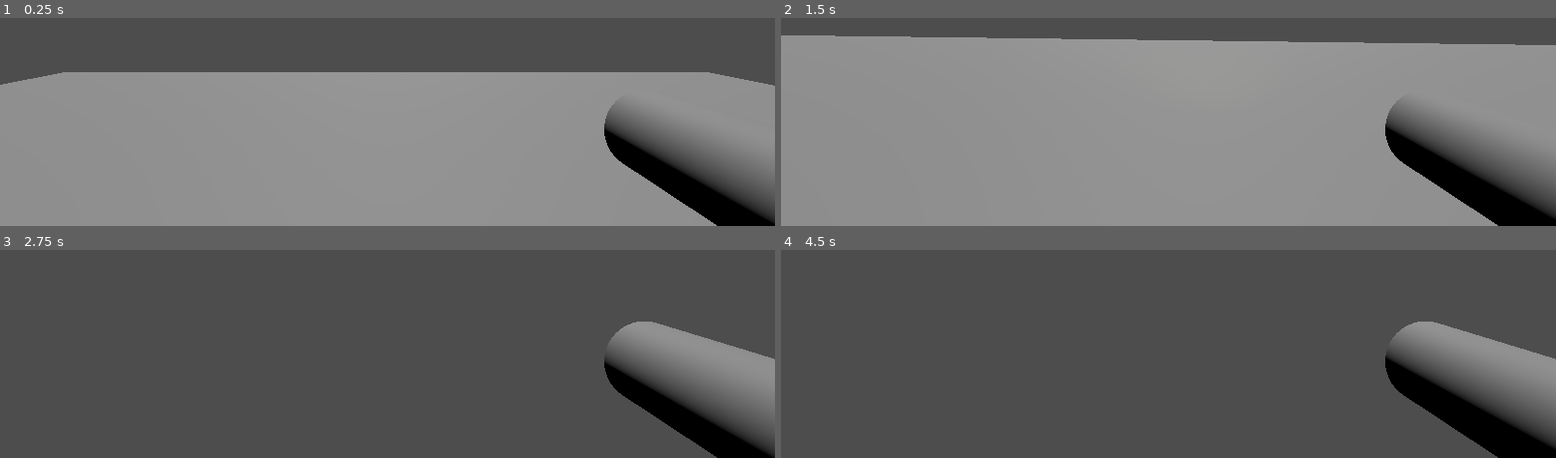
Above: before the commit, frames 1-4 (two rows, left to right).
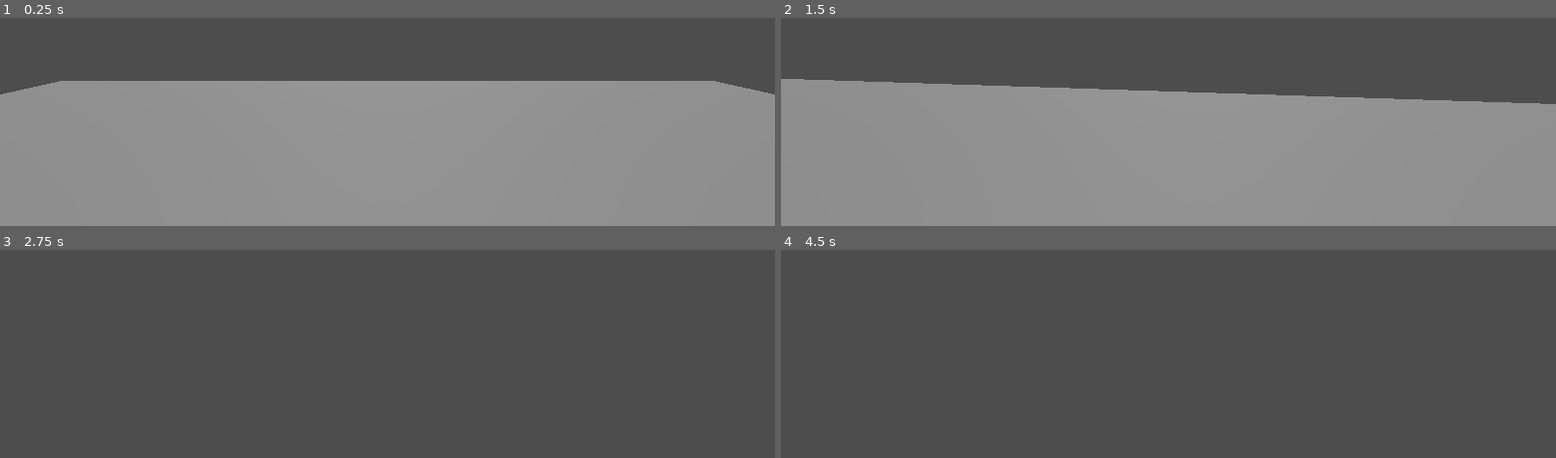
Above: after the commit, the same moments.

Repository: Esoteric-Edge-Games/Dont_Go_Back_2-
Game: Godot game, scene res://scenes/node_3d.tscn
Same seed, same stepped clock (60 frames per second), same inputs: the game is played once before the commit and once after it.
Inputs (mouse positions are in pixels of both pictures, inside the frame that each line leads up to):
- Up to frame 1 (0.25 s): no input
- Up to frame 2 (1.5 s): tap Enter at 0.5 s; move the mouse to (outside the picture) at 0.52 s; hold Shift (Sprint) 0.53-1.28 s; hold W (Move_Forward) from 0.53 s (still down); move the mouse to (outside the picture) at 1.27 s; tap Shift (Sprint) at 1.35 s
- Up to frame 3 (2.75 s): keep holding W (Move_Forward); move the mouse to (outside the picture) at 2.02 s; hold Shift (Sprint) from 2.03 s (still down)
- Up to frame 4 (4.5 s): keep holding W (Move_Forward); tap Space at 2.75, 4.25 s; move the mouse to (outside the picture) at 2.77 s; release Shift (Sprint) at 2.78 s; tap Shift (Sprint) at 2.85, 4.35 s; tap Enter at 3.5 s; move the mouse to (outside the picture) at 3.52 s; hold Shift (Sprint) 3.53-4.28 s; move the mouse to (outside the picture) at 4.27 s

The runs differ from the first frame. In frame 1, 11% of the frame differs, in the area x 0-100%, y 26-100%; in frame 2, 32%, in the area x 0-100%, y 8-100%; in frame 3, 7.7%; in frame 4, 7.8%.

Commit message:
Revert "Se rompio todo"
This reverts commit 92e52255560c0318b274e9f9fb6fdb3010c3e22d, reversing
changes made to e936fbeef96d1927eaec517ba5ca20e65f1d58cf.

Diff:
--- a/Scripts/player.gd
+++ b/Scripts/player.gd
@@ -2,7 +2,7 @@
 
 @export var mouse_sensitivity := 0.1
 @onready var head = $Camera3D
-@onready var flashlight = $Camera3D/FlashLight/SpotLight3D
+
 
 
 @export var speed = 5.0
@@ -75,7 +75,6 @@
 	delayTimer.one_shot = true
 	delayTimer.timeout.connect(_on_delay_timeout)
 	add_child(delayTimer)
-
 func _unhandled_input(event):
 	if event is InputEventMouseMotion:
 		rotate_y(deg_to_rad(-event.relative.x * mouse_sensitivity))
--- a/Scripts/spot_light_3d.gd
+++ /dev/null
@@ -1,7 +0,0 @@
-extends SpotLight3D
-
-func _ready():
-	visible = true
-
-func toggle_flashlight():
-	visible = !visible
--- a/project.godot
+++ b/project.godot
@@ -46,11 +46,6 @@
 "events": [Object(InputEventKey,"resource_local_to_scene":false,"resource_name":"","device":-1,"window_id":0,"alt_press …(195 unchanged characters)…
 ]
 }
-toggle_flashlight={
-"deadzone": 0.2,
-"events": [Object(InputEventKey,"resource_local_to_scene":false,"resource_name":"","device":0,"window_id":0,"alt_pressed":false,"shift_pressed":false,"ctrl_pressed":false,"meta_pressed":false,"pressed":false,"keycode":0,"physical_keycode":70,"key_label":0,"unicode":0,"location":0,"echo":false,"script":null)
-]
-}
 
 [rendering]
 
--- a/scenes/node_3d.tscn
+++ b/scenes/node_3d.tscn
@@ -1,10 +1,8 @@
-[gd_scene load_steps=15 format=3 uid="uid://dqgm20jm1doap"]
+[gd_scene load_steps=13 format=3 uid="uid://dqgm20jm1doap"]
 
 [ext_resource type="Script" uid="uid://dr4kirflru27g" path="res://Scripts/main_game.gd" id="1_ns6u7"]
-
-[ext_resource type="Script" uid="uid://debe6m436sgay" path="res://Scripts/player.gd" id="2_a6664"]
+[ext_resource type="Script" uid="uid://debe6m436sgay" path="res://Scripts/player.gd" id="2_5t4e2"]
 [ext_resource type="Script" uid="uid://gyjgknk41w1k" path="res://Scripts/enemy_scripts/enemy_0.gd" id="3_5t4e2"]
-[ext_resource type="Script" uid="uid://txsqnuh3i66c" path="res://Scripts/spot_light_3d.gd" id="3_10v3s"]
 [ext_resource type="Script" uid="uid://cq4n44d8x82ak" path="res://Scripts/enemy_scripts/enemy_1.gd" id="4_xvgsr"]
 [ext_resource type="Script" uid="uid://eyny7ktdunqt" path="res://Scripts/enemy_scripts/enemy_2.gd" id="5_oqwcg"]
 
@@ -14,15 +12,7 @@
 script/source = "extends Camera3D
 "
 
-[sub_resource type="CylinderMesh" id="CylinderMesh_oqwcg"]
-top_radius = 0.05
-bottom_radius = 0.05
-height = 0.4
-
 [sub_resource type="CapsuleShape3D" id="CapsuleShape3D_a0tk4"]
-margin = 0.187
-radius = 0.2
-height = 0.48
 
 [sub_resource type="PhysicsMaterial" id="PhysicsMaterial_a202f"]
 
@@ -33,36 +23,23 @@
 [sub_resource type="BoxMesh" id="BoxMesh_xvgsr"]
 
 [node name="Node3D" type="Node3D"]
-transform = Transform3D(1, 0, 0, 0, 1, 0, 0, 0, 1, -0.00110292, 4.76837e-07, 0.0153861)
 script = ExtResource("1_ns6u7")
 
 [node name="Player" type="CharacterBody3D" parent="."]
 transform = Transform3D(1, 0, 0, 0, 1, 0, 0, 0, 1, 0, 3.13973, 0)
-script = ExtResource("2_a6664")
+script = ExtResource("2_5t4e2")
 
 [node name="MeshInstance3D" type="MeshInstance3D" parent="Player"]
-transform = Transform3D(1, 0, 0, 0, 1, 0, 0, 0, 1, 0.146754, 1.20754, -0.0683413)
+transform = Transform3D(1, 0, 0, 0, 1, 0, 0, 0, 1, 0, 1.18227, 0)
 mesh = SubResource("CapsuleMesh_noarx")
 
 [node name="Camera3D" type="Camera3D" parent="Player"]
-transform = Transform3D(1, 0, 0, 0, 1, 0, 0, 0, 1, 0.0856829, 1.29319, -0.0378123)
+transform = Transform3D(1, 0, 0, 0, 1, 0, 0, 0, 1, 0, 1.74228, -0.385038)
 fov = 80.0
 script = SubResource("GDScript_a202f")
 
-[node name="FlashLight" type="MeshInstance3D" parent="Player/Camera3D"]
-transform = Transform3D(2.5833e-05, -0.00774915, 0.99997, 0.999994, 0.00333364, 3.08276e-11, -0.00333354, 0.999964, 0.0077492, 0.316614, -0.149046, -0.120725)
-mesh = SubResource("CylinderMesh_oqwcg")
-skeleton = NodePath("../..")
-
-[node name="SpotLight3D" type="SpotLight3D" parent="Player/Camera3D/FlashLight"]
-transform = Transform3D(0.626501, -0.768481, -0.130135, 0.0587634, -0.119917, 0.991044, -0.777203, -0.628536, -0.0299696, 0.00194693, -0.197021, 0.0172787)
-light_color = Color(1, 1, 0.592157, 1)
-spot_range = 6.0
-spot_angle = 28.66
-script = ExtResource("3_10v3s")
-
 [node name="CollisionShape3D" type="CollisionShape3D" parent="Player"]
-transform = Transform3D(1, 0, 0, 0, 1, 0, 0, 0, 1, 0.14644, 1.18008, -0.0649388)
+transform = Transform3D(1, 0, 0, 0, 1, 0, 0, 0, 1, 0, 1.18008, 0)
 shape = SubResource("CapsuleShape3D_a0tk4")
 
 [node name="Floor" type="StaticBody3D" parent="."]
@@ -74,7 +51,6 @@
 shape = SubResource("BoxShape3D_a202f")
 
 [node name="MeshInstance3D" type="MeshInstance3D" parent="Floor"]
-transform = Transform3D(1, 0, 0, 0, 1, 0, 0, 0, 1, -0.000300635, 0.00804424, 7.39943e-06)
 mesh = SubResource("PlaneMesh_noarx")
 
 [node name="La lucecita" type="DirectionalLight3D" parent="."]
Not shown, removed: Scripts/spot_light_3d.gd.uid
